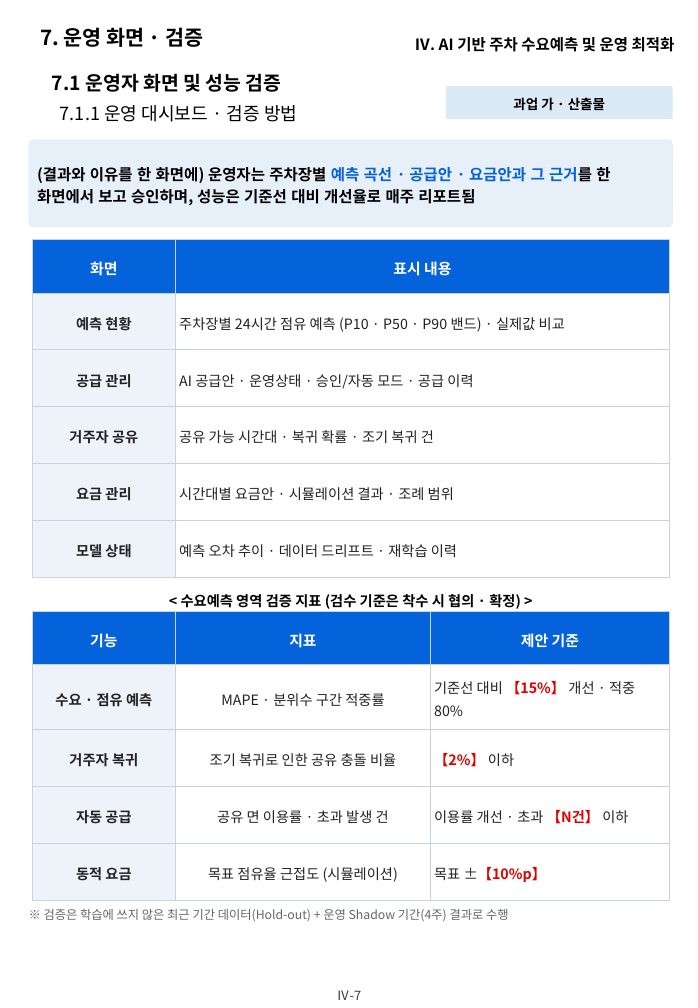
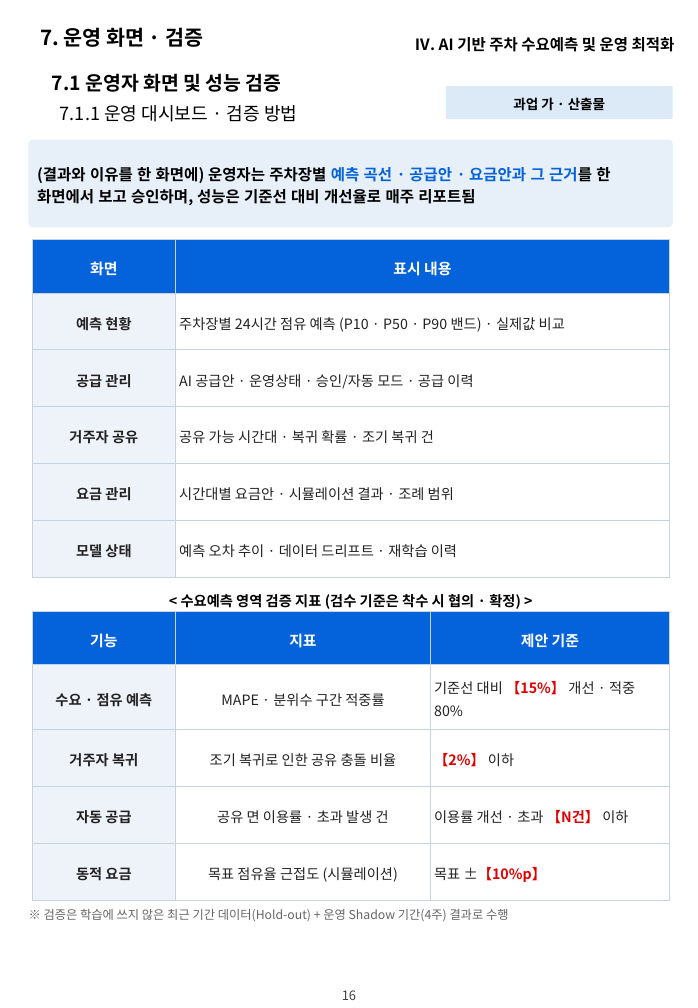
Before and after one commit to hwangsteeve-tech/hbjw, a slide deck: slide 22 of proposals/2026-11_dsit-parking-ai/dsit_proposal.pptx. Drawn at 698x1008 pixels with LibreOffice and Linux fonts; fonts in the diff are those of the drawing; background and template pictures are left out. Boxes give left, top, right and bottom in pixels: in the first picture for what was removed or moved away, otherwise in the second. Text is boxed around its words. In the diff, an @@ line names an element or a change of style, - is before the commit and + after.

```diff
--- a/proposals/2026-11_dsit-parking-ai/dsit_proposal.pptx
+++ b/proposals/2026-11_dsit-parking-ai/dsit_proposal.pptx
@@ text at box(342, 990, 356, 1000): text changed @@
-Ⅳ-7
+16
```
Also in this commit, not shown: 29 other slides changed, 3 other files.
